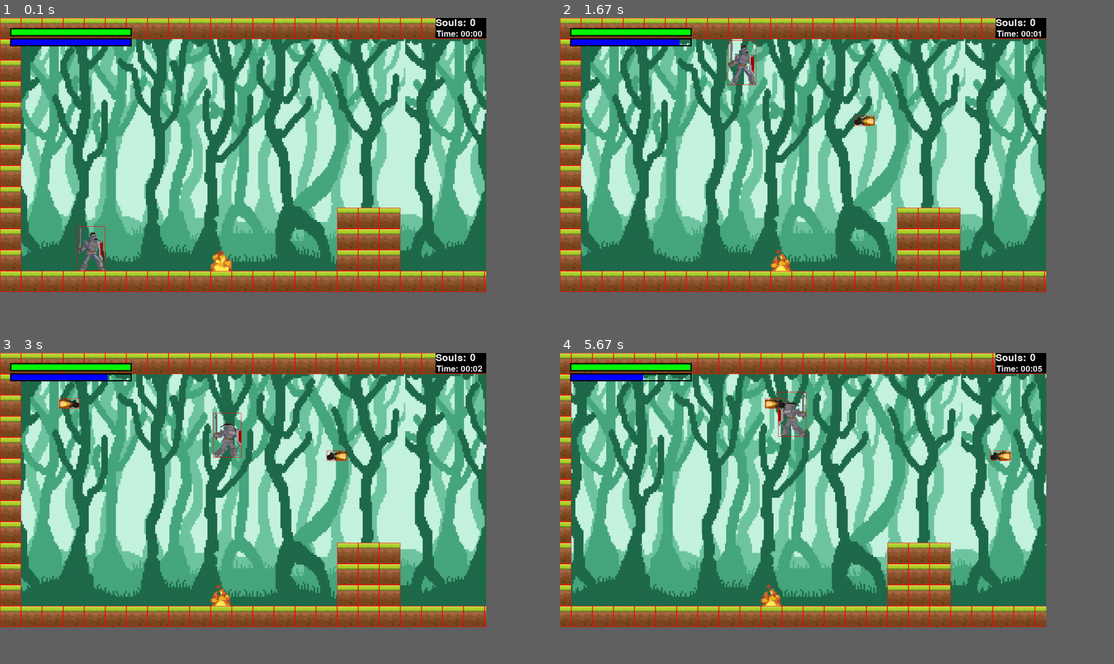
Above: before the commit, frames 1-4 (two rows, left to right).
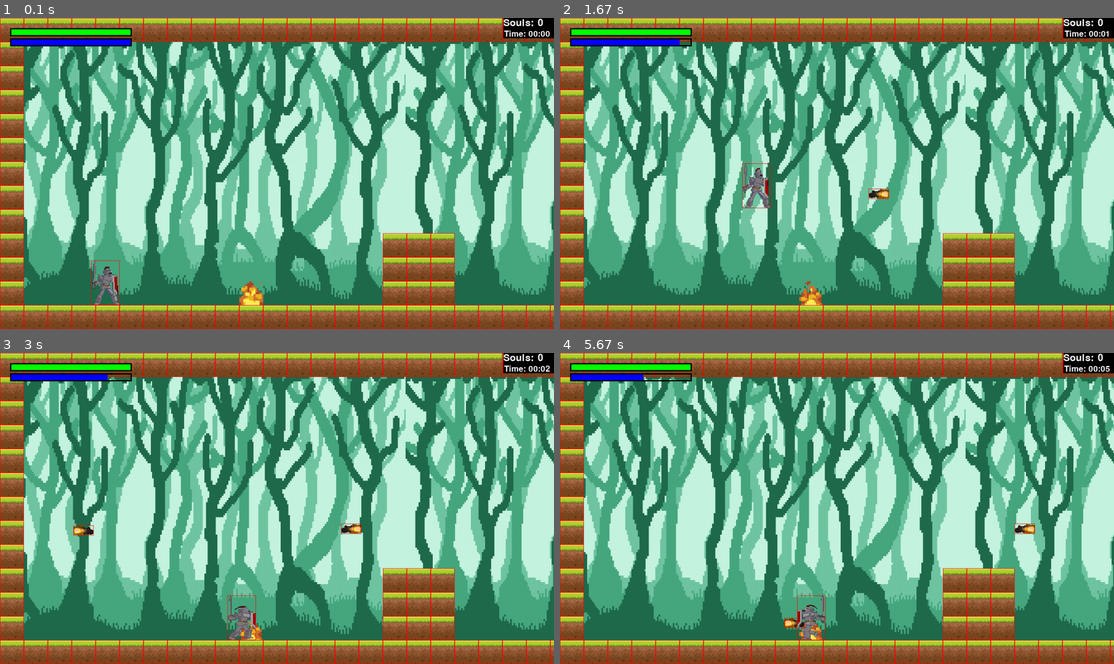
Above: after the commit, the same moments.

Repository: Ignacio630/ignacio_medici_pygame_tp_final
Game: pygame game, started from proyecto_final_juego/main.py
Two runs of this game, one before a commit and one after it. Both use one fixed random seed, a clock stepped at 60 frames per second and the inputs below.
Inputs:
- Up to frame 1 (0.1 s): no input
- Up to frame 2 (1.67 s): tap Space at 0.33, 0.73, 1.03, 1.23, 1.53 s; hold Right 0.67-1.13 s; tap X at 0.82 s; hold Right 1.17-1.63 s
- Up to frame 3 (3 s): hold Right 1.67-2.2 s; tap Space at 1.73, 2.03, 2.3, 2.6, 2.73 s; hold Left 2.23-2.63 s; tap X at 2.38 s; hold Right from 2.67 s (still down); tap Z at 2.82 s
- Up to frame 4 (5.67 s): tap Space at 3.03, 3.4, 3.7, 3.9, 4.2, 4.4, 4.7, 4.9, 5.2, 5.47 s; release Right at 3.3 s; hold Left 3.33-3.8 s; hold Right 3.83-4.3 s; tap X at 3.98, 5.55 s; hold Left 4.33-4.8 s; tap Z at 4.48 s; hold Right 4.83-5.37 s; hold Left from 5.4 s (still down)
In our replay, the window is 790x445 before the commit and 900x505 after it. These sizes can differ from the game's own. Grey fills any space a smaller window leaves; there, only what the larger window draws over its background counts as a difference.

The runs differ from the first frame. In frame 1, 58% of the frame differs, in the area x 0-100%, y 0-100%; in frame 2, 58%; in frame 3, 58%; in frame 4, 64%.

Commit message:
barra de vida, enemigos

Diff:
--- a/proyecto_final_juego/config.py
+++ b/proyecto_final_juego/config.py
@@ -39,7 +39,31 @@
 
 DIRECCION = True
 
-platform_size = 52
+
+
+
+#Opciones resolucion
+resolution = 2
+
+if resolution == 0:
+    platform_size = 83
+    RESOLUTION_WIDTH = 1920
+    RESOLUTION_HEIGHT = len(level_map_1) * platform_size
+
+elif resolution == 1:
+    platform_size = 69
+    RESOLUTION_WIDTH = 1600
+    RESOLUTION_HEIGHT = len(level_map_1) * platform_size
+
+elif resolution == 2:
+    platform_size = 59
+    RESOLUTION_WIDTH = 1366
+    RESOLUTION_HEIGHT = len(level_map_1) * platform_size
+
+else:
+    platform_size = 59
+    RESOLUTION_WIDTH = 1366
+    RESOLUTION_HEIGHT = len(level_map_1) * platform_size
 
 
 
@@ -48,9 +72,20 @@
 # ALTO_PANTALLA = 1080
 
 #JUGADOR
+dificultad = 0
 
-VIDA_JUGADOR = 100
-MANA_JUGADOR = 100
+if dificultad == 0:
+    #Jugador
+    VIDA_JUGADOR = 100
+    MANA_JUGADOR = 100
+    #Enemigo
+    VIDA_ENEMIGO = 200
+elif dificultad == 1:
+    #Jugador
+    VIDA_JUGADOR = 75
+    MANA_JUGADOR = 70
+    #Enemigo
+    VIDA_ENEMIGO = 300
 
 ANCHO_JUGADOR = 70
 ALTO_JUGADOR = 110
@@ -58,9 +93,10 @@
 SPEED_WALK = 4
 SPEED_RUN = 6
 
-#pantalla
-RESOLUTION_WIDTH = 1200
-RESOLUTION_HEIGHT = len(level_map_1) * 52
+#Plataformas
+
+
+
 # #Menu
 MENU_WIDTH = 400
 MENU_HEIGHT = RESOLUTION_HEIGHT
--- a/proyecto_final_juego/enemigo.py
+++ b/proyecto_final_juego/enemigo.py
@@ -3,16 +3,29 @@
 
 class Enemy:
 
-    def __init__(self,size,pos) -> None:
-        self.is_dead = False
+    def __init__(self,path,size,pos,frames) -> None:
         self.surface_enemy = pygame.surface.Surface((size,size))
         self.surface_enemy.fill(R)
         self.rect_enemy = self.surface_enemy.get_rect(topleft = pos)
 
+        self.hp = VIDA_ENEMIGO
         self.direction = pygame.math.Vector2(0,0)
         self.speed = 3
         self.direction.x = self.speed
         self.direction.y = self.speed
+        self.is_dead = False
+
+    def stat_bar(self,screen,x,y,color,stat):
+        widht = self.surface_enemy.get_width()
+        height = self.surface_enemy.get_height()
+
+        stat_calc = int((stat / VIDA_ENEMIGO) * widht)
+
+        rect_borde = pygame.Rect(x,y,widht,height/4)
+        rect_stat = pygame.Rect(x,y,stat_calc,height/4)
+
+        pygame.draw.rect(screen,color,rect_stat)
+        pygame.draw.rect(screen,BLACK,rect_borde,2)
 
     def enemy_movement_x(self,limits,world_speed):
         self.rect_enemy.x += world_speed.x + self.direction.x
@@ -37,8 +50,12 @@
                     self.rect_enemy.top = limit.rect.bottom
                     self.direction.y = self.speed
 
+    def enemy_attack(self):
+        pass
+
     def kill(self):
-        self.is_dead = True
+        if self.hp <= 0:
+            self.is_dead = True
 
     def update(self,world_speed,limits,movimiento):
         if movimiento:
@@ -46,10 +63,12 @@
         else:
             self.enemy_movement_y(limits,world_speed)
 
+        self.kill()
 
     def draw(self,screen):
         if not self.is_dead:
             screen.blit(self.surface_enemy,self.rect_enemy)
+            self.stat_bar(screen=screen,x=self.rect_enemy.x,y=self.rect_enemy.y-20,color=G,stat=self.hp)
 
         if DEBUG:
             pygame.draw.rect(screen,R,self.rect_enemy,1)
--- a/proyecto_final_juego/mapa.py
+++ b/proyecto_final_juego/mapa.py
@@ -81,7 +81,7 @@
                 if row == "P":
                     self.player = Player(path=PATH_JUGADOR,speed_walk=SPEED_WALK,speed_run=SPEED_RUN,jump_power=-20,jump_height=200,gravity=0.8,size=(ANCHO_JUGADOR,ALTO_JUGADOR),pos=(x,y),screen=self.screen)
                 if row == "E":
-                    enemy = Enemy(platform_size,(x,y))
+                    enemy = Enemy(path=PATH_ENEMIGO,size=platform_size,pos=(x,y),frames=4)
                     self.enemy_list.append(enemy)
                 if row == "F":
                     campfire = Bonfire(self.screen,(x,y),platform_size)
@@ -126,13 +126,12 @@
                 enemy.update(self.world_move,self.limits_list,True)
                 enemy.draw(self.screen)
                 for fireball in self.player.fireballs:
-                    if enemy.rect_enemy.colliderect(self.player.rect_melee_attack) or \
-                    enemy.rect_enemy.colliderect(fireball.rect):
+                    if enemy.rect_enemy.colliderect(self.player.rect_melee_attack):
+                        enemy.hp -= 100
+                    if enemy.rect_enemy.colliderect(fireball.rect):
                         self.player.fireballs.remove(fireball)
-                        enemy.is_dead = True
-
-
-
+                        enemy.hp -= 50
+            print(enemy.hp)
 
     def run(self,delta_ms,keys):
         #fondo
@@ -152,7 +151,6 @@
         for limit in self.limits_list:
             limit.update(self.world_move)
             limit.draw(self.screen)
-
 
         for bonfire in self.bonfire_list:
             bonfire.update(self.player,self.world_move,delta_ms)
--- a/proyecto_final_juego/player.py
+++ b/proyecto_final_juego/player.py
@@ -34,6 +34,7 @@
         self.jump_height = jump_height
         self.start_jump = 0
         #
+        self.is_grounded = False
         self.is_jumping = False
         self.is_attacking = False
         self.is_shooting = False
@@ -104,8 +105,11 @@
             self.animation = self.run_frame_l
     #saltar
     def jump(self):
-        self.direction_movement.y = self.jump_power
-        self.is_jumping = True
+        if self.direction_movement.y == 0:
+            self.direction_movement.y = self.jump_power
+            self.is_jumping = True
+        else:
+            self.is_jumping = False
 
     def inputs(self):
         keys = pygame.key.get_pressed()
@@ -155,26 +159,26 @@
         #Aplicar animacion
         self.inputs()
         self.tiempo_transcurrido += delta_ms
-        if (self.tiempo_transcurrido >= 200):
+        if (self.tiempo_transcurrido >= 500):
             self.tiempo_transcurrido = 0
             if(self.frame < len(self.animation)-1):
                 self.frame += 1
             else:
                 self.frame = 0
+
         self.rect_jugador.x += self.direction_movement.x * self.speed_walk
-
-
-
 
     def map_actions(self, world_move):
         if self.direction_movement.x < 0 and self.rect_jugador.x < RESOLUTION_WIDTH / 3:
             world_move.x = 6
             self.speed_walk = 0
             self.speed_run = 0
+
         elif self.direction_movement.x > 0 and self.rect_jugador.x > RESOLUTION_WIDTH - (RESOLUTION_WIDTH / 2):
             world_move.x = -6
             self.speed_walk = 0
             self.speed_run = 0
+
         else:
             world_move.x = 0
             self.speed_walk = SPEED_WALK
